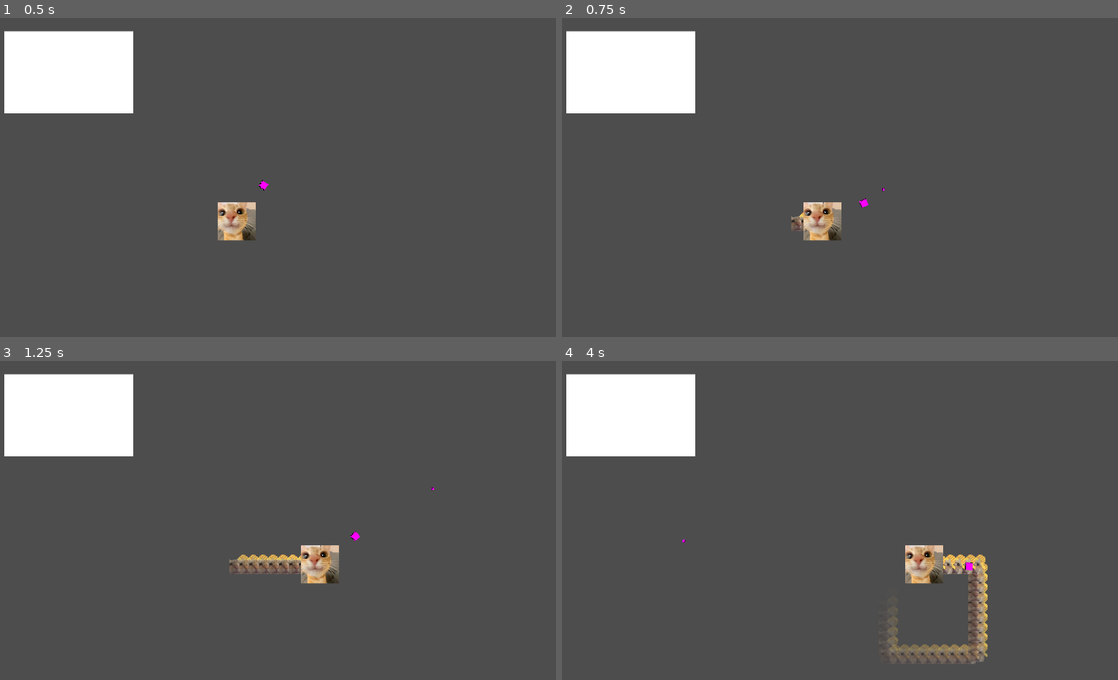
Above: before the commit, frames 1-4 (two rows, left to right).
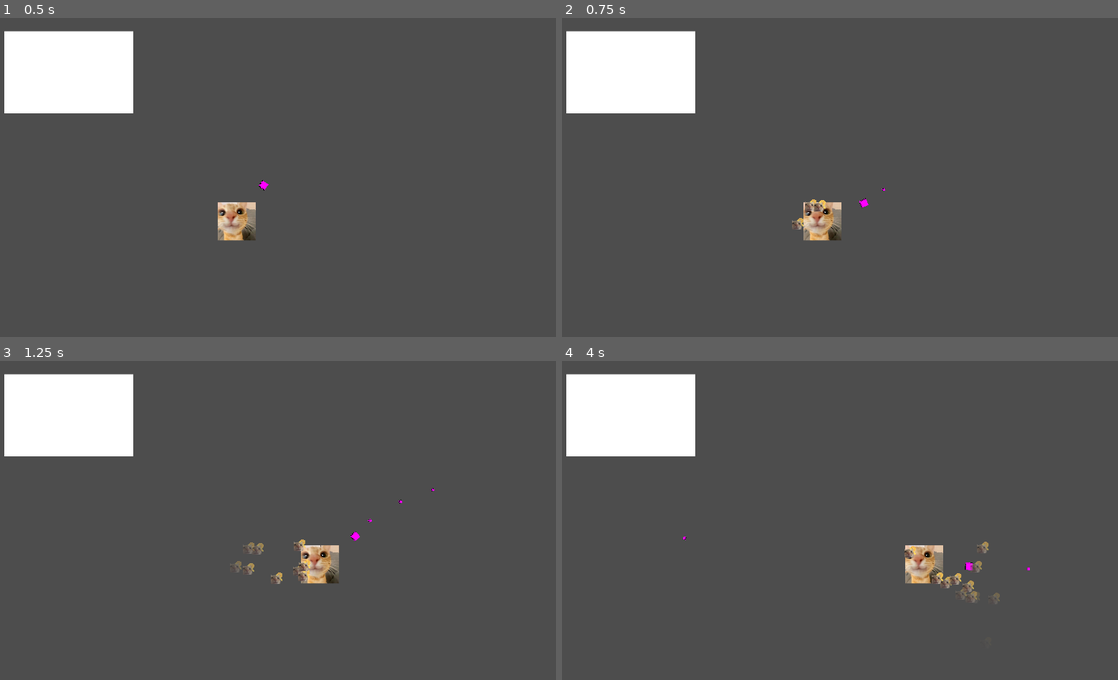
Above: after the commit, the same moments.

Repository: kinghos/GMTK-Game-Jam-2026
Game: Godot game, scene res://scenes/test.tscn
Two runs of this game, one before a commit and one after it. Both use one fixed random seed, a clock stepped at 60 frames per second and the inputs below.
Inputs (mouse positions are in pixels of both pictures, inside the frame that each line leads up to):
- Up to frame 1 (0.5 s): no input
- Up to frame 2 (0.75 s): tap Enter at 0.5 s; move the mouse to (956, 158) at 0.52 s; press the mouse at (956, 158) at 0.53 s; hold D (Right) from 0.53 s (still down)
- Up to frame 3 (1.25 s): keep holding D (Right)
- Up to frame 4 (4 s): move the mouse to (717, 533) at 1.27 s; release D (Right) at 1.28 s; release the mouse at (717, 533) at 1.28 s; hold S (Down) 1.28-2.03 s; click (717, 533) at 1.35 s; move the mouse to (890, 447) at 2.02 s; press the mouse at (890, 447) at 2.03 s; hold D (Right) 2.03-2.78 s; move the mouse to (801, 584) at 2.77 s; release the mouse at (801, 584) at 2.78 s; hold W (Up) 2.78-3.53 s; click (801, 584) at 2.85 s; move the mouse to (1006, 568) at 3.52 s; press the mouse at (1006, 568) at 3.53 s; hold A (Left) from 3.53 s (still down)

Frame 1 is identical in both runs. In frame 2, 0.2% of the frame differs, in the area x 41-59%, y 53-67%; in frame 3, 0.8%; in frame 4, 2.2%, in the area x 21-85%, y 55-96%.

Commit message:
slightly better code 😏

Diff:
--- a/globals/Globals.gd
+++ b/globals/Globals.gd
@@ -1,11 +1,3 @@
 extends Node
 
-
-# Called when the node enters the scene tree for the first time.
-func _ready() -> void:
-	pass # Replace with function body.
-
-
-# Called every frame. 'delta' is the elapsed time since the previous frame.
-func _process(delta: float) -> void:
-	pass
+var player: Player
--- a/scenes/player/Ejaculate.tscn
+++ /dev/null
@@ -1,11 +0,0 @@
-[gd_scene format=3 uid="uid://dqlm3i2ly3jxa"]
-
-[ext_resource type="Texture2D" uid="uid://bu0tbkvjdl8a6" path="res://catbadjob.png" id="1_b4wlb"]
-[ext_resource type="Script" uid="uid://bbtwdlr5dmysh" path="res://scenes/player/ejaculate.gd" id="1_xn8gm"]
-
-[node name="Ejaculate" type="Node2D" unique_id=1457426478]
-scale = Vector2(0.5, 0.5)
-script = ExtResource("1_xn8gm")
-
-[node name="Sprite2D" type="Sprite2D" parent="." unique_id=1192876659]
-texture = ExtResource("1_b4wlb")
--- a/scenes/player/he_fucking_explodes_NOOOOOOOO.tscn
+++ b/scenes/player/death_animation.tscn
@@ -1,6 +1,6 @@
 [gd_scene format=3 uid="uid://b04818ds8iyp5"]
 
-[ext_resource type="Script" uid="uid://ddo80kb0nhhvg" path="res://scenes/player/he_fucking_explodes_noooooooo.gd" id="1_ddswr"]
+[ext_resource type="Script" uid="uid://ddo80kb0nhhvg" path="res://scenes/player/death_animation.gd" id="1_ddswr"]
 [ext_resource type="Texture2D" uid="uid://bu0tbkvjdl8a6" path="res://catbadjob.png" id="1_n84a4"]
 [ext_resource type="AudioStream" uid="uid://c6nn8ak803wuf" path="res://scenes/player/soundreality-explosion-fx-343683.mp3" id="2_e3m0r"]
 
--- a/scenes/player/ejaculate.gd
+++ /dev/null
@@ -1,18 +0,0 @@
-extends Node2D
-class_name Ejaculate
-
-const MAX_LIFETIME = 2.5
-var lifetime = MAX_LIFETIME
-
-static func create_ejaculate(position) -> Ejaculate:
-	var ejaculate_scene: PackedScene = load("res://scenes/player/Ejaculate.tscn")
-	var new_ejaculate: Ejaculate = ejaculate_scene.instantiate()
-	new_ejaculate.global_position = position
-	return new_ejaculate
-
-func _process(delta):
-	lifetime -= delta
-	modulate.a = lifetime / MAX_LIFETIME
-
-	if lifetime <= 0:
-		queue_free()
--- /dev/null
+++ b/scenes/player/expended_charge.gd
@@ -0,0 +1,18 @@
+extends Sprite2D
+class_name Charge
+
+const MAX_LIFETIME = 1
+var lifetime = MAX_LIFETIME
+
+static func create(player_position) -> Charge:
+	var charge_scene: PackedScene = load("res://scenes/player/expended_charge.tscn")
+	var new_charge: Charge = charge_scene.instantiate()
+	new_charge.global_position = player_position + Vector2.RIGHT.rotated(randf() * TAU) * sqrt(randf()) * 75
+	return new_charge
+
+func _process(delta):
+	lifetime -= delta
+	modulate.a = lifetime / MAX_LIFETIME
+
+	if lifetime <= 0:
+		queue_free()
--- /dev/null
+++ b/scenes/player/expended_charge.tscn
@@ -0,0 +1,10 @@
+[gd_scene format=3 uid="uid://dqlm3i2ly3jxa"]
+
+[ext_resource type="Texture2D" uid="uid://bu0tbkvjdl8a6" path="res://catbadjob.png" id="1_ing72"]
+[ext_resource type="Script" uid="uid://bbtwdlr5dmysh" path="res://scenes/player/expended_charge.gd" id="2_ing72"]
+
+[node name="Sprite2D" type="Sprite2D" unique_id=1192876659]
+z_index = 1
+scale = Vector2(0.3, 0.3)
+texture = ExtResource("1_ing72")
+script = ExtResource("2_ing72")
--- a/scenes/player/gun.gd
+++ b/scenes/player/gun.gd
@@ -1,5 +1,19 @@
 extends Sprite2D
 
+const BULLET = preload("res://scenes/bullet.tscn")
+
+@export var fire_rate = 0.25 # Seconds between shots
+
+var mouse_direction
+
 func _process(delta: float) -> void:
-	var mouse_direction = get_parent().global_position.direction_to(get_global_mouse_position())
+	mouse_direction = Globals.player.global_position.direction_to(get_global_mouse_position())
 	rotation = mouse_direction.angle()
+
+func shoot():
+	var bullet = BULLET.instantiate()
+	bullet.global_position = global_position + offset.rotated(rotation)
+	bullet.rotation = rotation
+	bullet.direction = mouse_direction
+
+	get_tree().current_scene.get_node("Bullets").add_child(bullet, true)
--- a/scenes/player/player.gd
+++ b/scenes/player/player.gd
@@ -1,62 +1,56 @@
 extends CharacterBody2D
 class_name Player
 
-var distance_since_last_ejaculated = 0
-var health_that_goes_down_with_the_mystery_undecided_ejaculate = 100
-const IDLE_EJACULATING = 1.0
-const MOVING_EJACULATING = 6.0
+const DEATH_ANIMATION = preload("res://scenes/player/death_animation.tscn")
+
+const IDLE_DRAIN = 1.0
+const MOVING_DRAIN = 6.0
 const MAX_SPEED = 400.0
-
-const HE_FUCKING_EXPLODED_NOOOOO = preload("res://scenes/player/he_fucking_explodes_NOOOOOOOO.tscn")
-const BULLET = preload("res://scenes/bullet.tscn")
-
-var shoot_timer = 0.0
-@export var fire_rate = 0.75 # seconds between shots?
 
 @onready var gun: Sprite2D = $Gun
 
-var ejaculate_timer = 0
+var health = 100
+var dead = false
+
+var shoot_cooldown = 0.0
+
+var expended_charge_timer = 0
+
+func _ready():
+	Globals.player = self
 
 func _physics_process(delta: float) -> void:
 	var direction = Input.get_vector("Left", "Right", "Up", "Down")
 	velocity = MAX_SPEED * direction
 	move_and_slide()
 
-	shoot_timer -= delta
+	shoot_cooldown -= delta
 	if Input.is_action_just_pressed("Shoot"):
-		shoot()
-		shoot_timer = fire_rate
-	elif Input.is_action_pressed("Shoot") and shoot_timer <= 0:
-		shoot()
-		shoot_timer = fire_rate
+		gun.shoot()
+		shoot_cooldown = gun.fire_rate
+	elif Input.is_action_pressed("Shoot") and shoot_cooldown <= 0:
+		gun.shoot()
+		shoot_cooldown = gun.fire_rate
 
 	var speed_percent = clamp(velocity.length() / MAX_SPEED, 0.0, 1.0)
-	health_that_goes_down_with_the_mystery_undecided_ejaculate -= (IDLE_EJACULATING + MOVING_EJACULATING * speed_percent) * delta
+	health -= (IDLE_DRAIN + MOVING_DRAIN * speed_percent) * delta
 
-	if health_that_goes_down_with_the_mystery_undecided_ejaculate <= 0:
+	if health <= 0 and not dead:
 		die()
-		return
+		dead = true
 
-	ejaculate_timer += delta
+	expended_charge_timer += delta
 
 	var interval = lerp(1.2, 0.08, speed_percent)
 
-	if ejaculate_timer >= interval:
-		spawn_ejaculate()
-		ejaculate_timer = 0
+	if expended_charge_timer >= interval:
+		expend_charge()
+		expended_charge_timer = 0
 
-func spawn_ejaculate():
-	var new_ejaculate = Ejaculate.create_ejaculate(global_position)
-	get_tree().current_scene.add_child(new_ejaculate)
-
-func shoot():
-	var bullet = BULLET.instantiate()
-	bullet.global_position = gun.global_position + gun.offset.rotated(gun.rotation)
-	bullet.rotation = gun.rotation
-	bullet.direction = (get_global_mouse_position() - global_position).normalized()
-	get_parent().add_child(bullet)
+func expend_charge():
+	var new_charge = Charge.create(global_position)
+	get_tree().current_scene.add_child(new_charge)
 
 func die():
-	var NOOOOOOOOOOO = HE_FUCKING_EXPLODED_NOOOOO.instantiate()
-	NOOOOOOOOOOO.global_position = global_position
-	get_tree().current_scene.add_child(NOOOOOOOOOOO)
+	var death_anim = DEATH_ANIMATION.instantiate()
+	add_child(death_anim)
--- a/scenes/test.tscn
+++ b/scenes/test.tscn
@@ -12,3 +12,5 @@
 
 [node name="CharacterBody2D" parent="." unique_id=181589956 instance=ExtResource("1_errlg")]
 position = Vector2(848, 693)
+
+[node name="Bullets" type="Node2D" parent="." unique_id=920392833]
Renamed: scenes/player/he_fucking_explodes_noooooooo.gd -> scenes/player/death_animation.gd
Renamed: scenes/player/he_fucking_explodes_noooooooo.gd.uid -> scenes/player/death_animation.gd.uid
Renamed: scenes/player/ejaculate.gd.uid -> scenes/player/expended_charge.gd.uid
